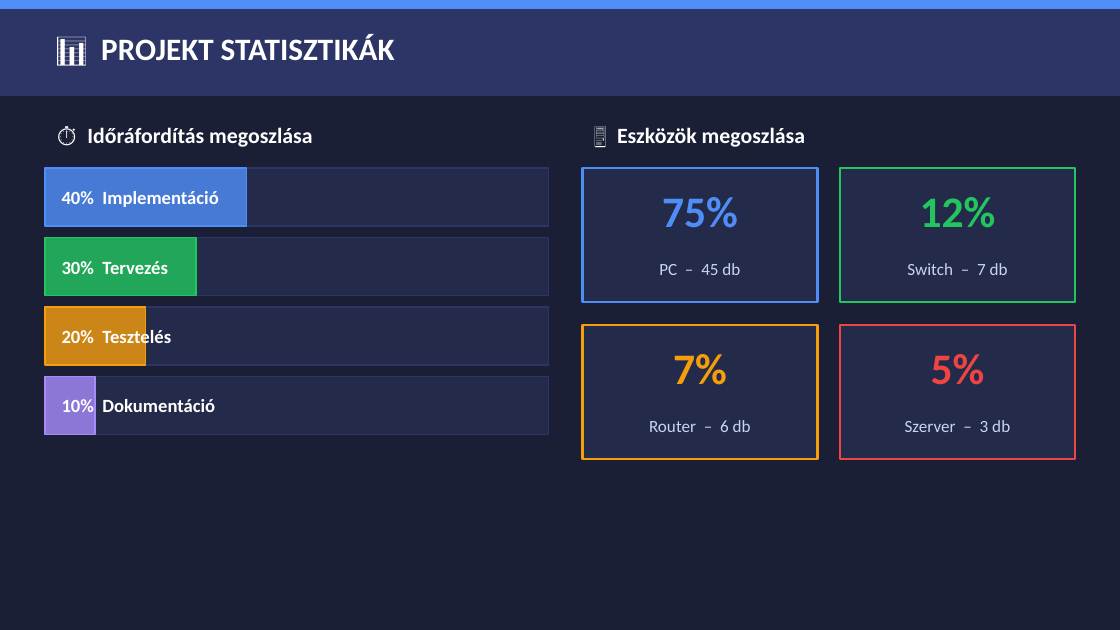
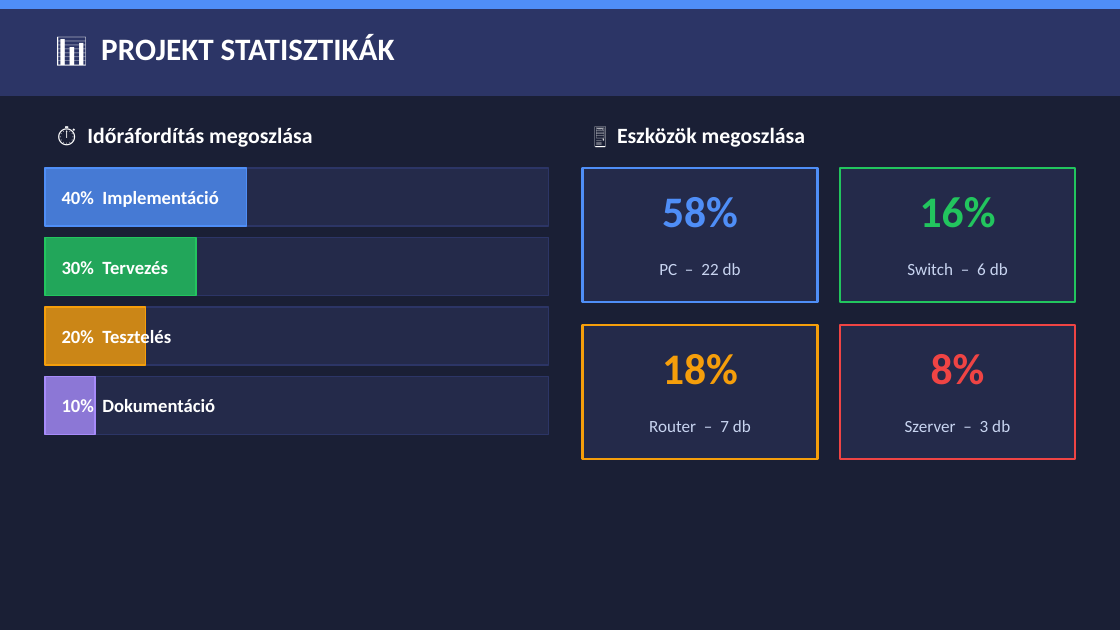
Before and after one commit to nagydrandom-debug/Projekt, a slide deck: slide 10 of Bithalo magyar ppt.pptx (slide 11 before the commit). Drawn at 1120x630 pixels with LibreOffice and Linux fonts; fonts in the diff are those of the drawing. Boxes give left, top, right and bottom in pixels: in the first picture for what was removed or moved away, otherwise in the second. Text is boxed around its words. In the diff, an @@ line names an element or a change of style, - is before the commit and + after.

```diff
--- a/Bithalo magyar ppt.pptx
+++ b/Bithalo magyar ppt.pptx
@@ text at (662,197,738,228): text changed @@
-75%
+58%
@@ text at (920,197,996,228): text changed @@
-12%
+16%
@@ text at (659,263,741,275): text changed @@
-PC – 45 db
+PC – 22 db
@@ text at (907,263,1008,275): text changed @@
-Switch – 7 db
+Switch – 6 db
@@ text at (662,354,738,385): text changed @@
-7%
+18%
@@ text at (931,354,985,385): text changed @@
-5%
+8%
@@ text at (649,420,751,432): text changed @@
-Router – 6 db
+Router – 7 db
```
Also in this commit, not shown: 6 other slides changed, 3 slides added, 1 slide removed, 7 other files.
